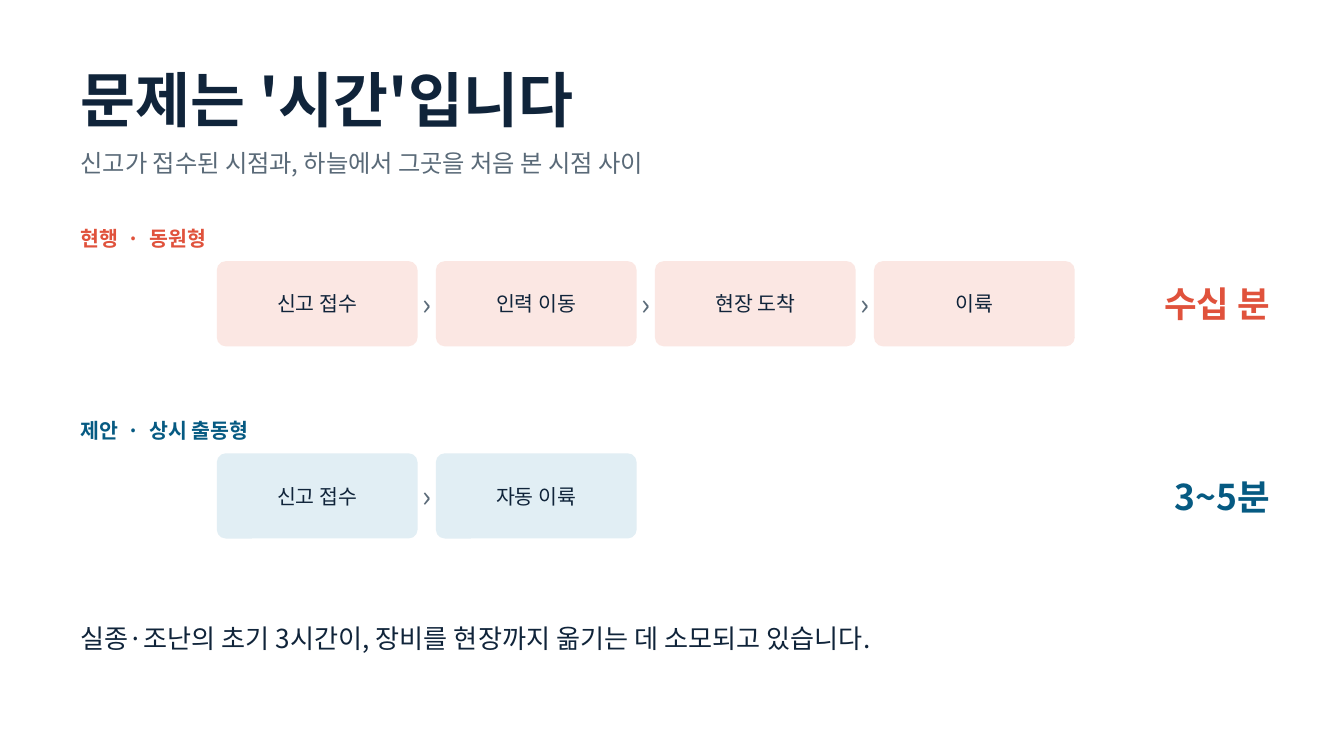
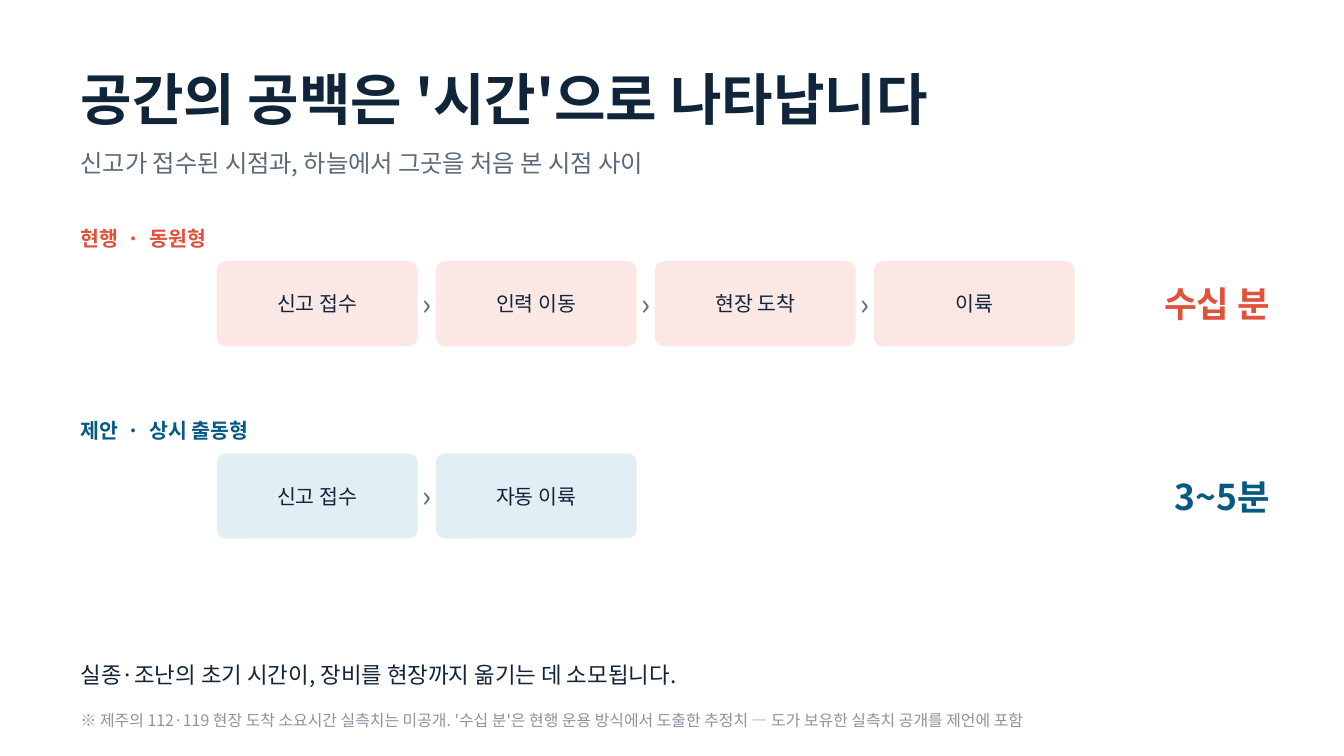
Before and after one commit to one497/Hank, a slide deck: slide 5 of docs/jeju-safety/제주드론치안_발제초안.pptx (slide 4 before the commit). Drawn at 1344x756 pixels with LibreOffice and Linux fonts; fonts in the diff are those of the drawing. Boxes give left, top, right and bottom in pixels: in the first picture for what was removed or moved away, otherwise in the second. Text is boxed around its words. In the diff, an @@ line names an element or a change of style, - is before the commit and + after.

```diff
--- a/docs/jeju-safety/제주드론치안_발제초안.pptx
+++ b/docs/jeju-safety/제주드론치안_발제초안.pptx
@@ text at (81, 73, 927, 125): text changed; size 32 to 30 pt @@
-문제는 '시간'입니다
+공간의 공백은 '시간'으로 나타납니다
@@ text at (81, 664, 677, 687): text changed; size 14 to 12 pt @@
-실종·조난의 초기 3시간이, 장비를 현장까지 옮기는 데 소모되고 있습니다.
+실종·조난의 초기 시간이, 장비를 현장까지 옮기는 데 소모됩니다.
@@ text added at (100, 713, 1023, 727), 8.5 pt, text #8895A2 @@
+※ 제주의 112·119 현장 도착 소요시간 실측치는 미공개. '수십 분'은 현행 운용 방식에서 도출한 추정치 — 도가 보유한 실측치 공개를 제언에 포함
```
Also in this commit, not shown: 6 other slides changed, 4 slides added, 3 slides removed, 9 other files.
